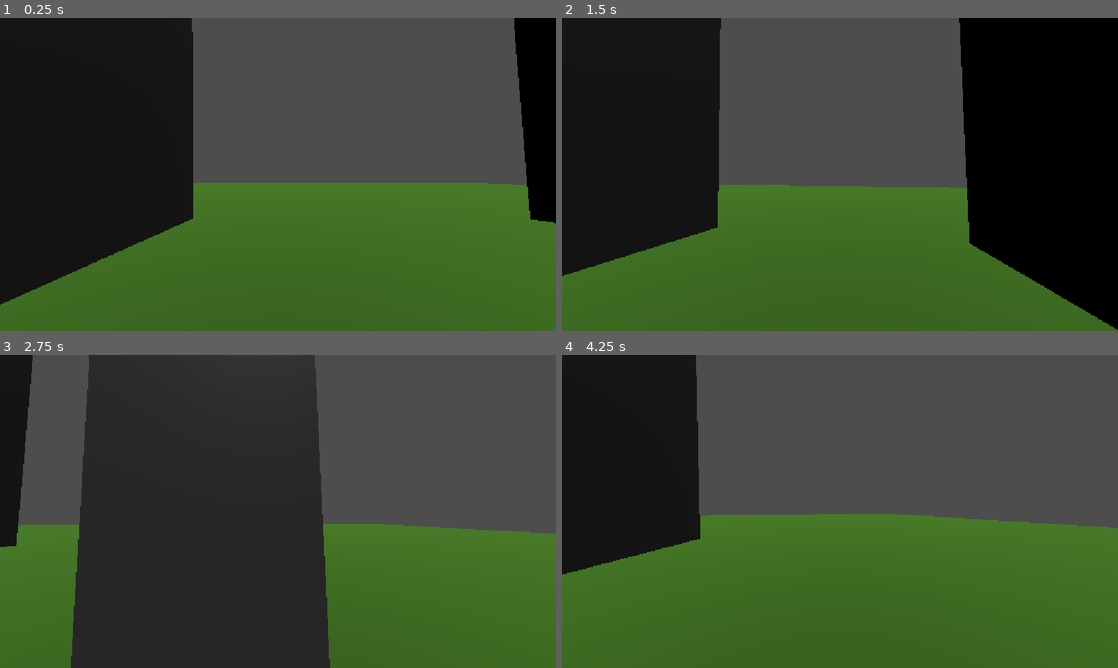
Above: before the commit, frames 1-4 (two rows, left to right).
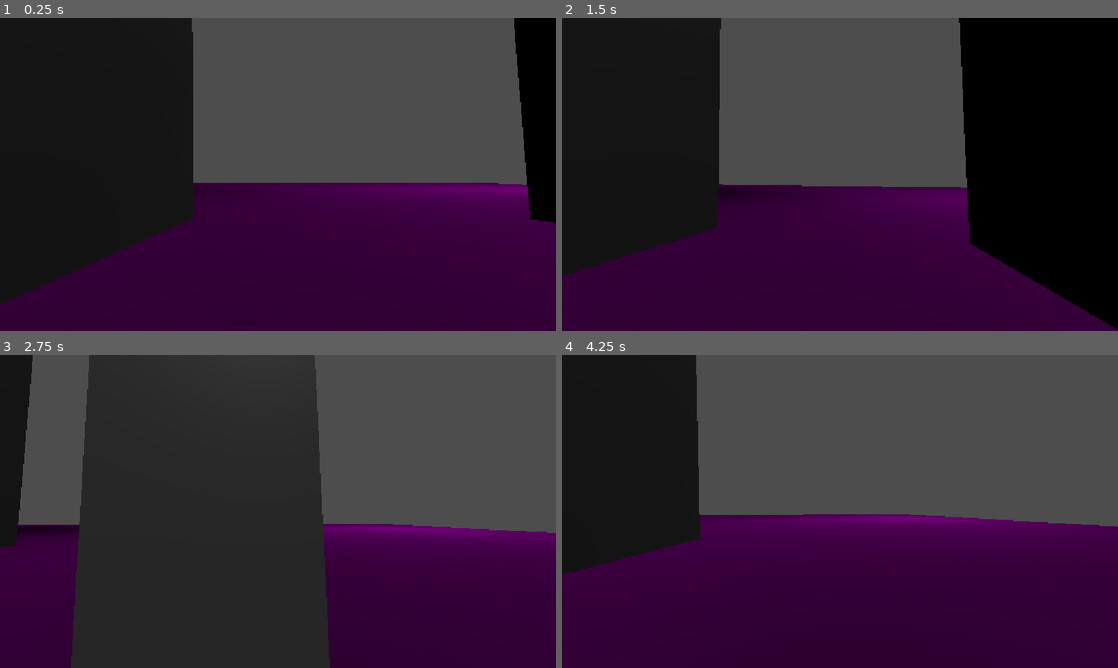
Above: after the commit, the same moments.

Repository: Ayaaneo/Desparuin
Game: Godot game, scene res://Assets/Scenes/floor_1.tscn
Same seed, same stepped clock (60 frames per second), same inputs: the game is played once before the commit and once after it.
Inputs (mouse positions are in pixels of both pictures, inside the frame that each line leads up to):
- Up to frame 1 (0.25 s): no input
- Up to frame 2 (1.5 s): move the mouse to (867, 174) at 0.52 s; hold D (Right) 0.53-1.28 s; hold Caps Lock (Slide) 0.53-1.28 s; tap Space (Jump) at 0.77 s; move the mouse to (812, 174) at 1.27 s; hold S (Backward) from 1.28 s (still down); tap W (Foreward) at 1.35 s
- Up to frame 3 (2.75 s): tap Space (Jump) at 1.52 s; tap Caps Lock (Slide) at 1.55 s; move the mouse to (289, 505) at 2.02 s; release S (Backward) at 2.03 s; hold D (Right) from 2.03 s (still down); hold Caps Lock (Slide) from 2.03 s (still down)
- Up to frame 4 (4.25 s): move the mouse to (834, 517) at 2.77 s; release Caps Lock (Slide) at 2.78 s; tap Shift (Sprint) at 2.85 s; tap Space (Jump) at 3.02, 3.77 s; tap Caps Lock (Slide) at 3.05 s; move the mouse to (878, 514) at 3.52 s; release D (Right) at 3.53 s; hold A (Left) from 3.53 s (still down); hold Caps Lock (Slide) from 3.53 s (still down)

The runs differ from the first frame. In frame 1, 38% of the frame differs, in the area x 0-100%, y 52-100%; in frame 2, 32%; in frame 3, 25%; in frame 4, 45%, in the area x 0-100%, y 50-100%.

Commit message:
anim

Diff:
--- a/Assets/Scenes/floor_1.tscn
+++ b/Assets/Scenes/floor_1.tscn
@@ -4,10 +4,16 @@
 
 [sub_resource type="BoxShape3D" id="BoxShape3D_i0y1n"]
 
+[sub_resource type="PlaceholderTexture2D" id="PlaceholderTexture2D_kke37"]
+size = Vector2(38, 15)
+
 [sub_resource type="ORMMaterial3D" id="ORMMaterial3D_86b32"]
-albedo_color = Color(0.3960686, 0.66918766, 0.23134163, 1)
+disable_fog = true
+albedo_color = Color(0.6611481, 0.5852389, 0.702543, 1)
+albedo_texture = SubResource("PlaceholderTexture2D_kke37")
 
 [sub_resource type="BoxMesh" id="BoxMesh_xmo8n"]
+size = Vector3(0.99346924, 1, 1.0028076)
 
 [sub_resource type="BoxMesh" id="BoxMesh_i0y1n"]
 
@@ -16,7 +22,7 @@
 [node name="Floor1" type="Node" unique_id=1604478468]
 
 [node name="Ground" type="StaticBody3D" parent="." unique_id=471635435]
-transform = Transform3D(7, 0, 0, 0, 1, 0, 0, 0, 7, -0.029323578, 0, 0)
+transform = Transform3D(7.416399, 0, 0, 0, 1, 0, 0, 0, 7.0803633, -0.029323578, 0, 0)
 
 [node name="CollisionShape3D" type="CollisionShape3D" parent="Ground" unique_id=881503000]
 transform = Transform3D(10, 0, 0, 0, 0.5, 0, 0, 0, 10, 0, 0, 0)
@@ -24,7 +30,7 @@
 debug_color = Color(1.347661e-06, 0.58525735, 0.7795428, 0.41960785)
 
 [node name="MeshInstance3D" type="MeshInstance3D" parent="Ground" unique_id=452375483]
-transform = Transform3D(10, 0, 0, 0, 0.5, 0, 0, 0, 10, 0, 0, 0)
+transform = Transform3D(9.999995, 0, 0, 0, 0.5, 0, 0, 0, 9.999995, -0.032653876, 0, 0.014038081)
 material_override = SubResource("ORMMaterial3D_86b32")
 mesh = SubResource("BoxMesh_xmo8n")
 
--- a/Assets/Scenes/player.tscn
+++ b/Assets/Scenes/player.tscn
@@ -5,6 +5,66 @@
 [sub_resource type="CapsuleMesh" id="CapsuleMesh_xmo8n"]
 
 [sub_resource type="CapsuleShape3D" id="CapsuleShape3D_i0y1n"]
+
+[sub_resource type="Animation" id="Animation_6cd4h"]
+length = 0.001
+tracks/0/type = "value"
+tracks/0/imported = false
+tracks/0/enabled = true
+tracks/0/path = NodePath(".:scale")
+tracks/0/interp = 1
+tracks/0/loop_wrap = true
+tracks/0/keys = {
+"times": PackedFloat32Array(0),
+"transitions": PackedFloat32Array(1),
+"update": 0,
+"values": [Vector3(1, 1, 1)]
+}
+tracks/1/type = "value"
+tracks/1/imported = false
+tracks/1/enabled = true
+tracks/1/path = NodePath("head/Camera3D:fov")
+tracks/1/interp = 1
+tracks/1/loop_wrap = true
+tracks/1/keys = {
+"times": PackedFloat32Array(0),
+"transitions": PackedFloat32Array(1),
+"update": 0,
+"values": [75.0]
+}
+
+[sub_resource type="Animation" id="Animation_7dd06"]
+resource_name = "Slide"
+tracks/0/type = "value"
+tracks/0/imported = false
+tracks/0/enabled = true
+tracks/0/path = NodePath(".:scale")
+tracks/0/interp = 1
+tracks/0/loop_wrap = true
+tracks/0/keys = {
+"times": PackedFloat32Array(0, 1),
+"transitions": PackedFloat32Array(1, 1),
+"update": 0,
+"values": [Vector3(1, 1, 1), Vector3(1, 0.8, 1)]
+}
+tracks/1/type = "value"
+tracks/1/imported = false
+tracks/1/enabled = true
+tracks/1/path = NodePath("head/Camera3D:fov")
+tracks/1/interp = 1
+tracks/1/loop_wrap = true
+tracks/1/keys = {
+"times": PackedFloat32Array(0, 0.2, 1),
+"transitions": PackedFloat32Array(1, 1, 1),
+"update": 0,
+"values": [75.0, 62.0, 75.0]
+}
+
+[sub_resource type="AnimationLibrary" id="AnimationLibrary_38rej"]
+_data = {
+&"RESET": SubResource("Animation_6cd4h"),
+&"Slide": SubResource("Animation_7dd06")
+}
 
 [node name="player" type="CharacterBody3D" unique_id=1785636645]
 script = ExtResource("1_6cd4h")
@@ -21,4 +81,8 @@
 transform = Transform3D(1, 0, 0, 0, 1, 0, 0, 0, 1, 0, 0.5750346, 0)
 
 [node name="Camera3D" type="Camera3D" parent="head" unique_id=594343180]
-transform = Transform3D(1, 0, 0, 0, 1, 0, 0, 0, 1, 0, -0.12431455, 0)
+transform = Transform3D(1, 0, 0, 0, 1, 0, 0, 0, 36.55908, 0, -0.12431455, 0)
+
+[node name="AnimationPlayer" type="AnimationPlayer" parent="." unique_id=1178881688]
+libraries/ = SubResource("AnimationLibrary_38rej")
+speed_scale = 2.6
